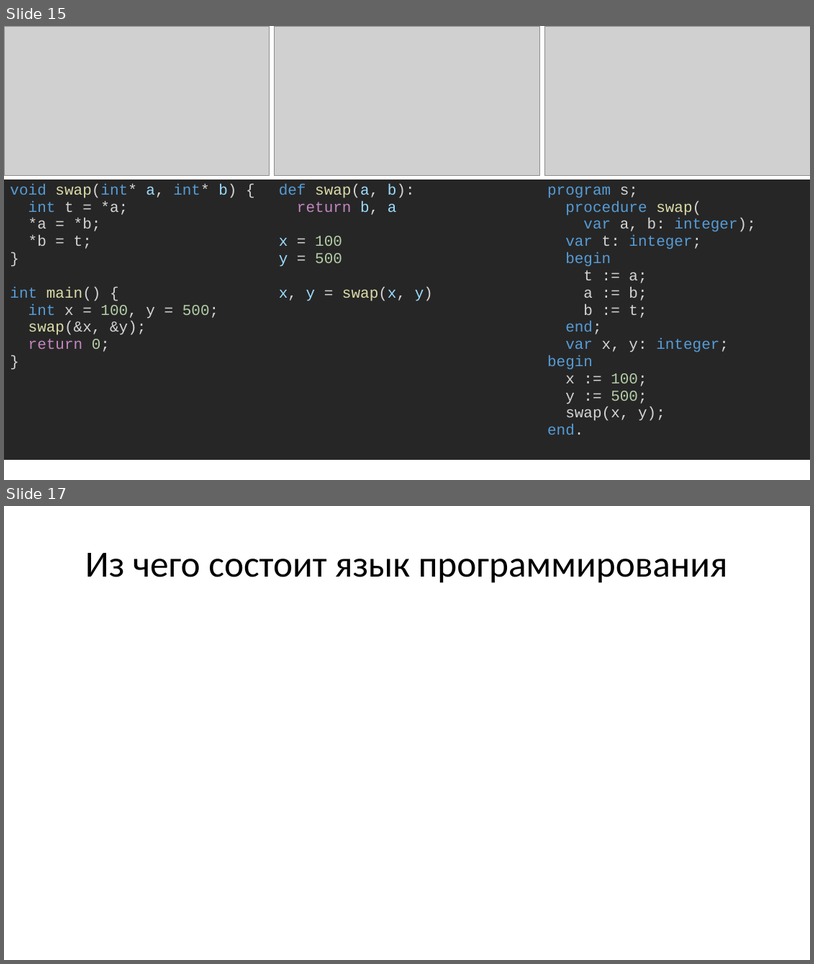
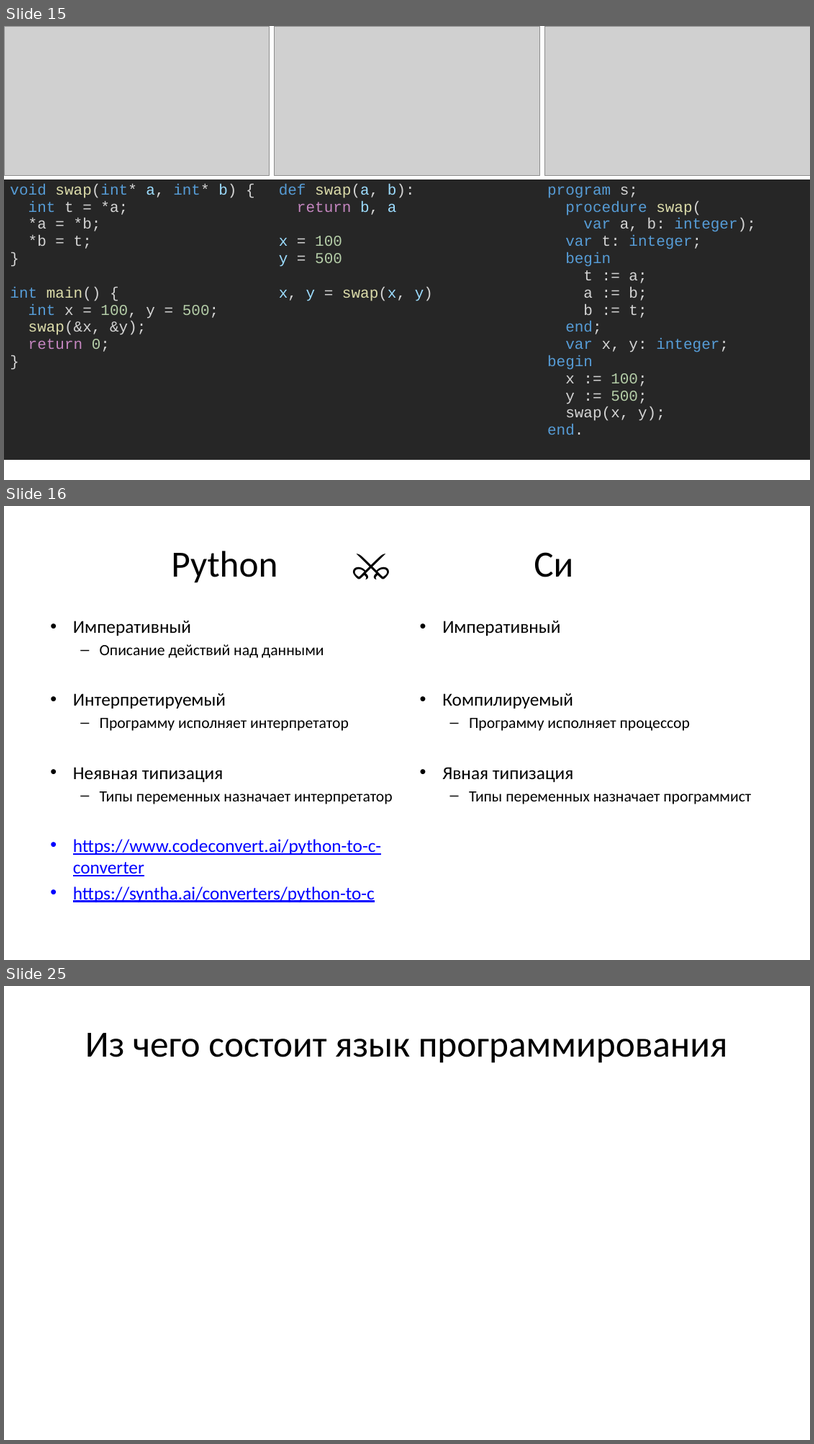
Before and after one commit to Evgueni-Petrov-aka-espetrov/Algorithms-and-Programming-in-C-pptx, a slide deck: 02.75 Лексика и концепции языка Си.pptx. Shown one above the other, each under a label of ours: slides 15 and 17 before the commit, slides 15, 16 and 25 after it; the slides between them are not shown. The pictures are 814x964 and 814x1444 pixels, drawn with LibreOffice and Linux fonts; fonts in the diff are those of the drawing; grey boxes stand for pictures. Boxes give left, top, right and bottom in pixels: in the first picture for what was removed or moved away, otherwise in the second. Text is boxed around its words. In the diff, an @@ line names an element or a change of style, - is before the commit and + after.

```diff
--- a/02.75 Лексика и концепции языка Си.pptx
+++ b/02.75 Лексика и концепции языка Си.pptx
@@ slide 16 added at [4, 506, 810, 960], background #FFFFFF @@
@@ title added at [171, 551, 574, 583], 44 pt, text #000000 @@
+Python ⚔️ Си
@@ text added at [73, 620, 393, 902], 21.7 pt, text #000000 @@
+• Императивный
+  – Описание действий над данными
+• Интерпретируемый
+  – Программу исполняет интерпретатор
+• Неявная типизация
+  – Типы переменных назначает интерпретатор
+• https://www.codeconvert.ai/python-to-c-converter
+• https://syntha.ai/converters/python-to-c
@@ text added at [442, 620, 751, 804], 18.6 pt, text #000000 @@
+• Императивный
+• Компилируемый
+  – Программу исполняет процессор
+• Явная типизация
+  – Типы переменных назначает программист
@@ what was slide 17 is now slide 25 @@
```
Also in this commit, not shown: 7 other slides added.
